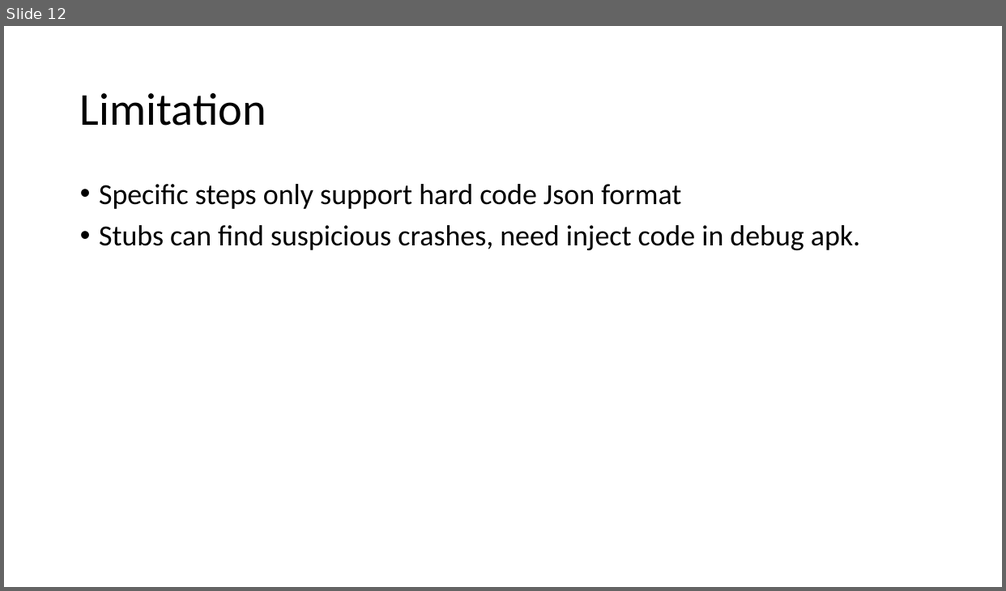
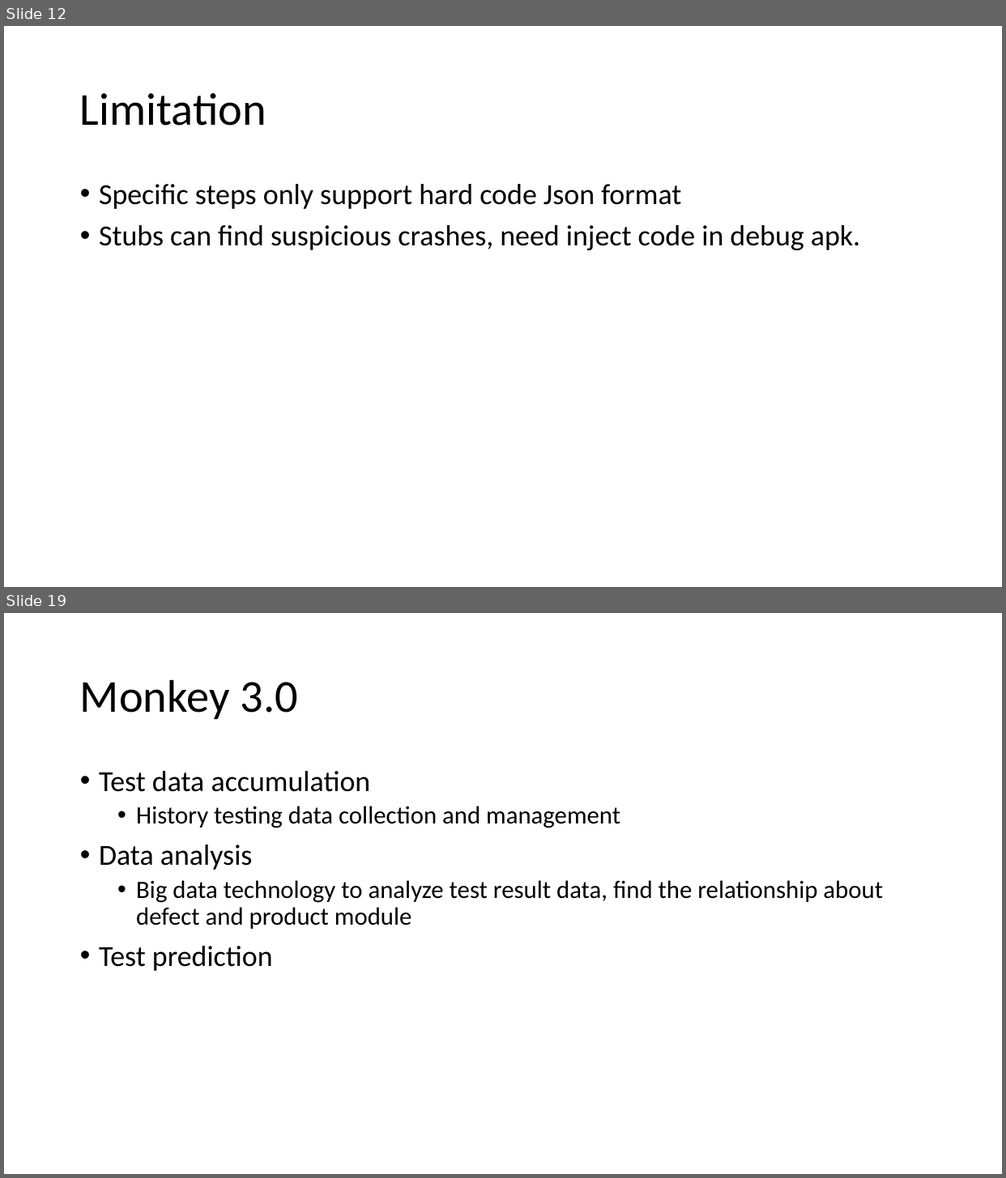
Before and after one commit to RexSong/TrainingVideo, a slide deck: monkey/aos/MonkeyTesting.pptx. Shown one above the other, each under a label of ours: slide 12 before the commit, slides 12 and 19 after it; the slides between them are not shown. The pictures are 1006x591 and 1006x1178 pixels, drawn with LibreOffice and Linux fonts; fonts in the diff are those of the drawing. Boxes give left, top, right and bottom in pixels: in the first picture for what was removed or moved away, otherwise in the second. Text is boxed around its words. In the diff, an @@ line names an element or a change of style, - is before the commit and + after.

```diff
--- a/monkey/aos/MonkeyTesting.pptx
+++ b/monkey/aos/MonkeyTesting.pptx
@@ slide 19 added at box(4, 613, 1002, 1174), background #FFFFFF @@
@@ title added at box(80, 679, 298, 719), 44 pt, text #000000 @@
+Monkey 3.0
@@ text added at box(99, 771, 883, 971), 24 pt, text #000000 @@
+• Test data accumulation
+  • History testing data collection and management
+• Data analysis
+  • Big data technology to analyze test result data, find the relationship about defect and product module
+• Test prediction
```
Also in this commit, not shown: 6 other slides added, 2 other files.
